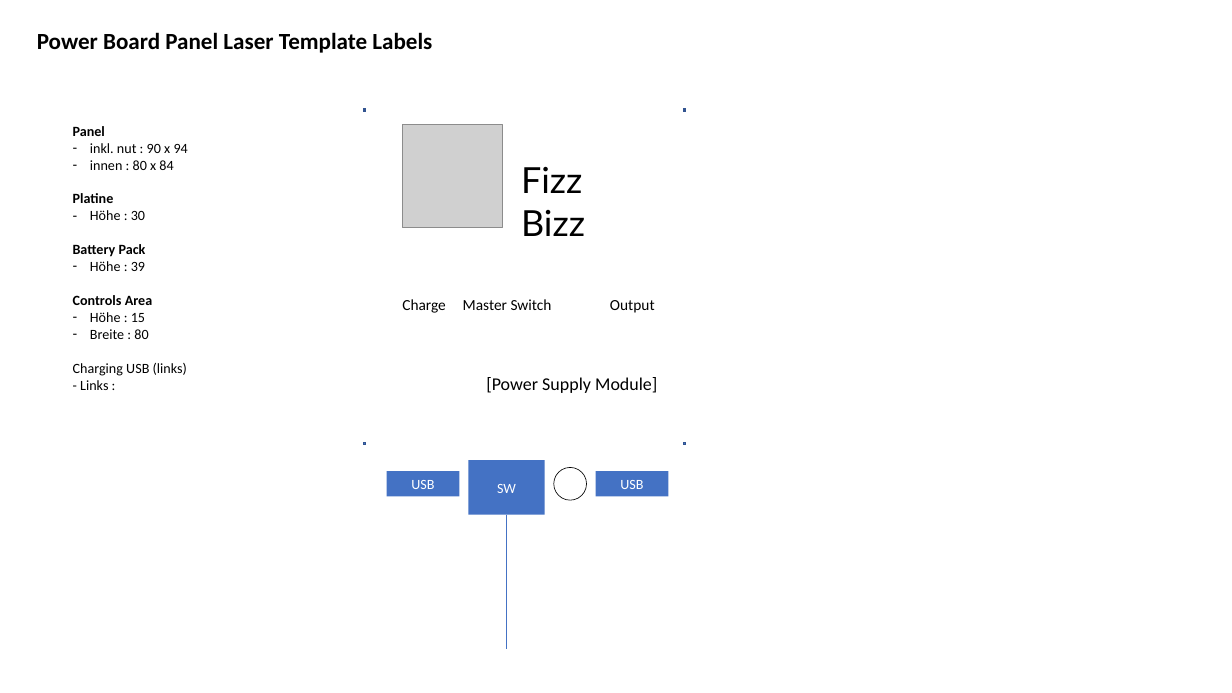
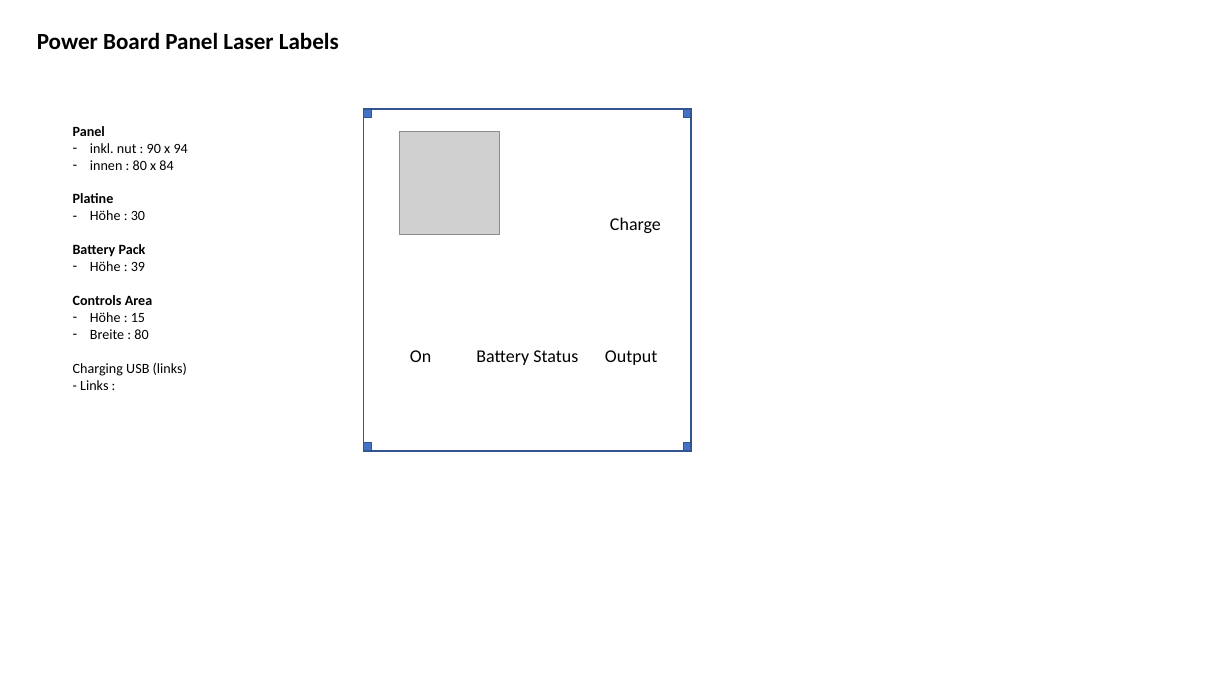
Before and after one commit to jeskes/activityboard, a slide deck: slide 14 of Activityboard.pptx. Drawn at 1232x693 pixels with LibreOffice and Linux fonts; fonts in the diff are those of the drawing; grey boxes stand for pictures. Boxes give left, top, right and bottom in pixels: in the first picture for what was removed or moved away, otherwise in the second. Text is boxed around its words. In the diff, an @@ line names an element or a change of style, - is before the commit and + after.

```diff
--- a/Activityboard.pptx
+++ b/Activityboard.pptx
@@ title at (37, 32, 339, 49): text changed @@
-Power Board Panel Laser Template Labels
+Power Board Panel Laser Labels
@@ rectangle: place and size @@
-rectangle at (364, 109, 366, 111)
+rectangle at (364, 109, 372, 117)
@@ rectangle added at (364, 109, 691, 451), outline #325491 1 pt @@
@@ rectangle: place and size @@
-rectangle at (684, 109, 686, 111)
+rectangle at (684, 109, 691, 117)
@@ picture: place and size @@
-picture at (402, 125, 502, 228)
+picture at (399, 131, 499, 235)
@@ text removed at (521, 166, 585, 236) @@
-Fizz Bizz
@@ text "Charge" at (610, 217, 661, 233): size 12 to 14 pt @@
@@ text "Charge": place and size @@
-text "Charge" at (402, 299, 446, 313)
+text "Charge" at (610, 217, 661, 233)
@@ text removed at (463, 299, 552, 310) @@
-Master Switch
@@ text added at (410, 350, 431, 362), 14 pt, text #000000 @@
+On
@@ text added at (476, 350, 578, 365), 14 pt, text #000000 @@
+Battery Status
@@ text "Output": place and size @@
-text "Output" at (610, 300, 655, 313)
+text "Output" at (605, 350, 657, 365)
@@ text "Output" at (605, 350, 657, 365): size 12 to 14 pt @@
@@ text removed at (486, 377, 657, 393) @@
-[Power Supply Module]
@@ rectangle: place and size @@
-rectangle at (364, 443, 366, 445)
+rectangle at (364, 443, 372, 451)
@@ rectangle: place and size @@
-rectangle at (684, 443, 686, 445)
+rectangle at (684, 443, 691, 451)
@@ rectangle removed at (386, 471, 459, 497) @@
-USB
@@ rectangle removed at (469, 460, 545, 515) @@
-SW
@@ ellipse removed at (554, 468, 586, 500) @@
@@ rectangle removed at (596, 471, 669, 497) @@
-USB
@@ line removed from (506, 515) to (506, 649) @@
```
Also in this commit, not shown: 6 other slides changed, 1 slide added, 2 other files.
